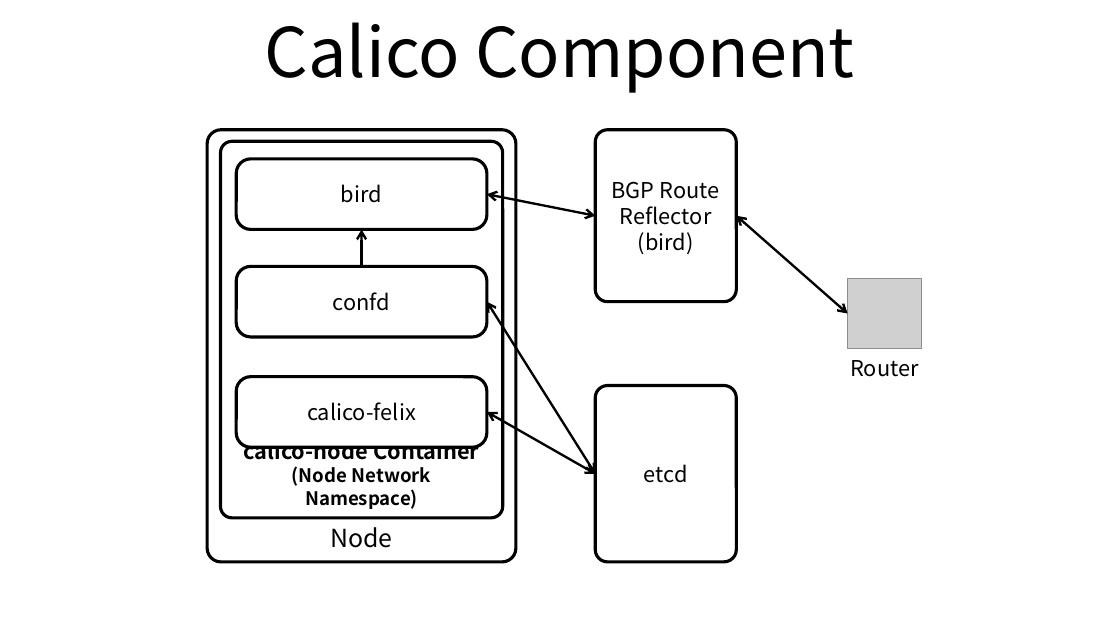
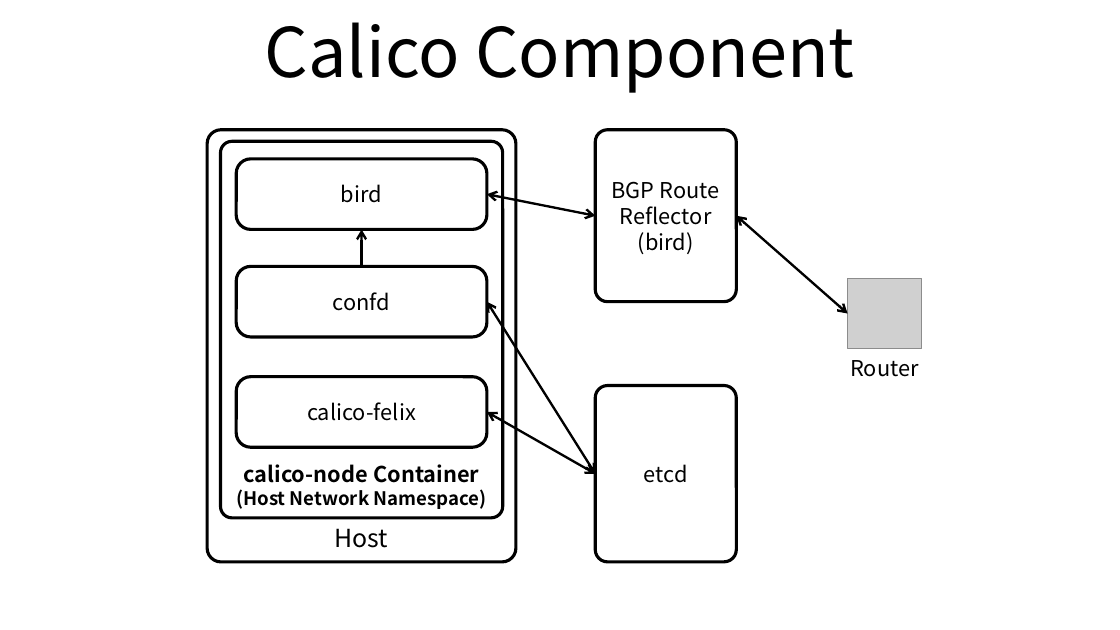
Before and after one commit to ssup2/blog-old, a slide deck: slide 1 of images/theory_analysis/Kubernetes_Calico_Plugin/Kubernetes_Calico_Plugin.pptx. Drawn at 1120x630 pixels with LibreOffice and Linux fonts; fonts in the diff are those of the drawing; grey boxes stand for pictures. Boxes give left, top, right and bottom in pixels: in the first picture for what was removed or moved away, otherwise in the second. Text is boxed around its words. In the diff, an @@ line names an element or a change of style, - is before the commit and + after.

```diff
--- a/images/theory_analysis/Kubernetes_Calico_Plugin/Kubernetes_Calico_Plugin.pptx
+++ b/images/theory_analysis/Kubernetes_Calico_Plugin/Kubernetes_Calico_Plugin.pptx
@@ text in rounded rectangle at [236,489,487,509]: text changed @@
-(Node Network Namespace)
+(Host Network Namespace)
@@ text in rounded rectangle at [335,528,389,548]: text changed @@
-Node
+Host
```
Also in this commit, not shown: 1 other slide changed, 13 other files.
